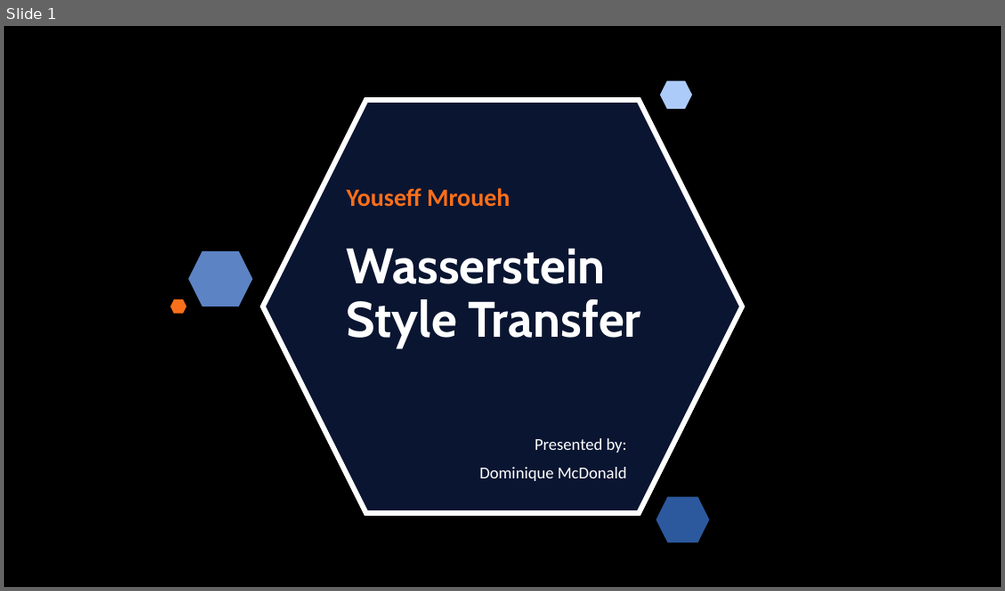
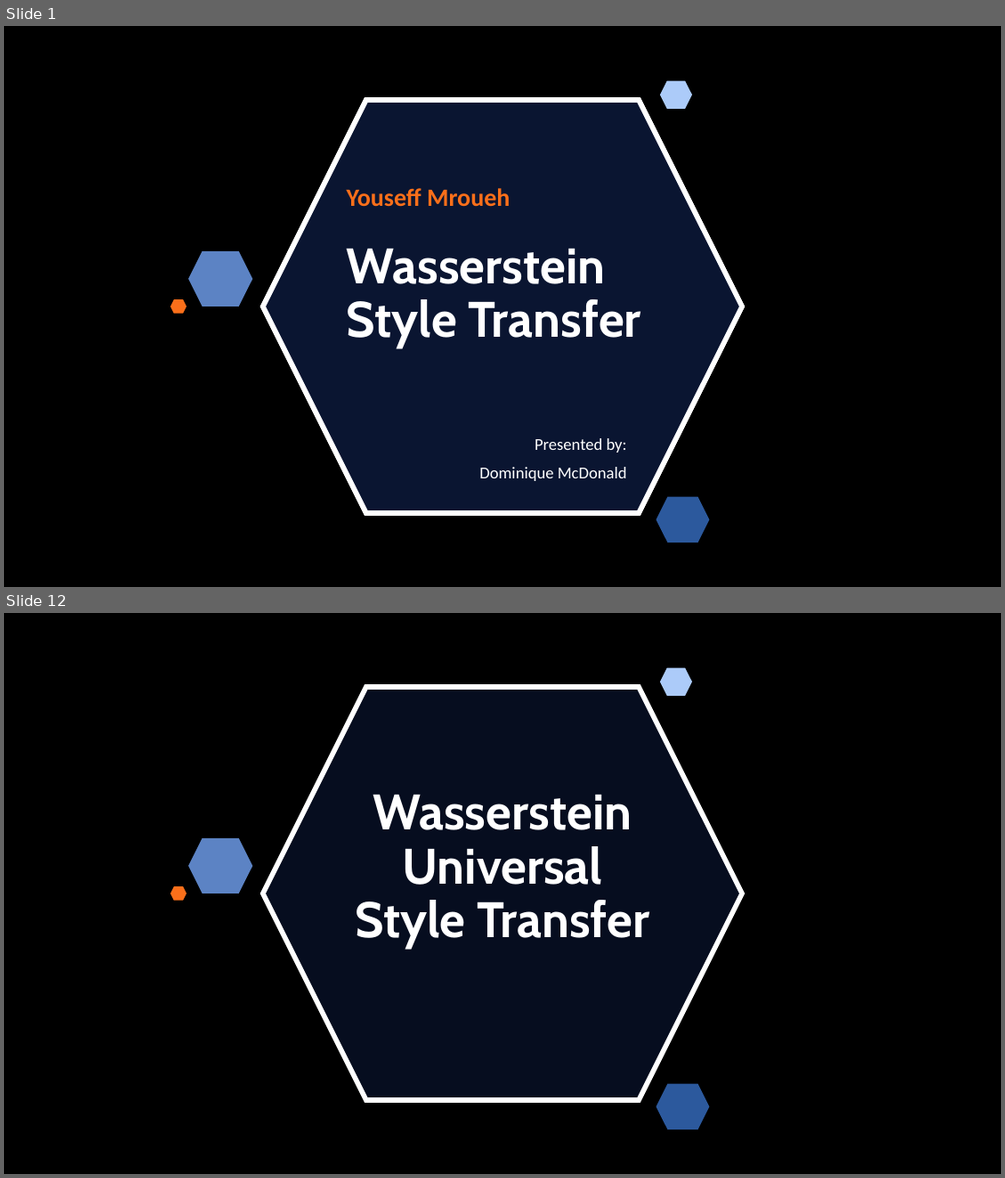
Before and after one commit to dominiquemcdonald14/McDonald_Thesis2023, a slide deck: mcdonald_materials/Wasserstein_Style­_Transfer_Presentation.pptx. Shown one above the other, each under a label of ours: slide 1 before the commit, slides 1 and 12 after it; the slides between them are not shown. The pictures are 1005x591 and 1005x1178 pixels, drawn with LibreOffice and Linux fonts; fonts in the diff are those of the drawing; background and template pictures are left out. Boxes give left, top, right and bottom in pixels: in the first picture for what was removed or moved away, otherwise in the second. Text is boxed around its words. In the diff, an @@ line names an element or a change of style, - is before the commit and + after.

```diff
--- a/mcdonald_materials/Wasserstein_Style­_Transfer_Presentation.pptx
+++ b/mcdonald_materials/Wasserstein_Style­_Transfer_Presentation.pptx
@@ slide 12 added at (4, 613, 1001, 1174), background #000000; not listed: 1 template element that a slide beside it also shows @@
@@ hexagon added at (660, 667, 692, 695), fill #ACCBF9 @@
@@ title added at (355, 794, 649, 949), 48 pt, text #FFFFFF, bold @@
+Wasserstein Universal Style Transfer
@@ hexagon added at (189, 838, 253, 893), fill #5C83C4 @@
@@ hexagon added at (170, 887, 186, 900), fill #FA6F1A @@
@@ hexagon added at (656, 1083, 709, 1129), fill #2C599D @@
```
Also in this commit, not shown: 3 slides changed, 13 other slides added, 26 other files.
